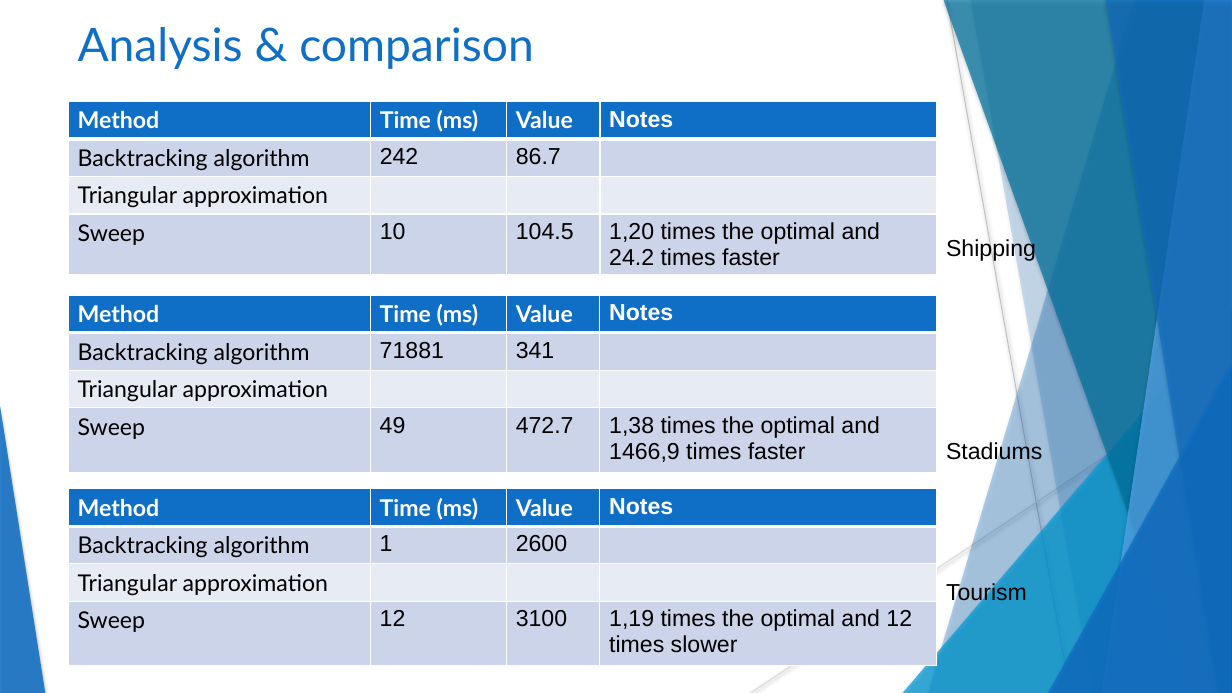
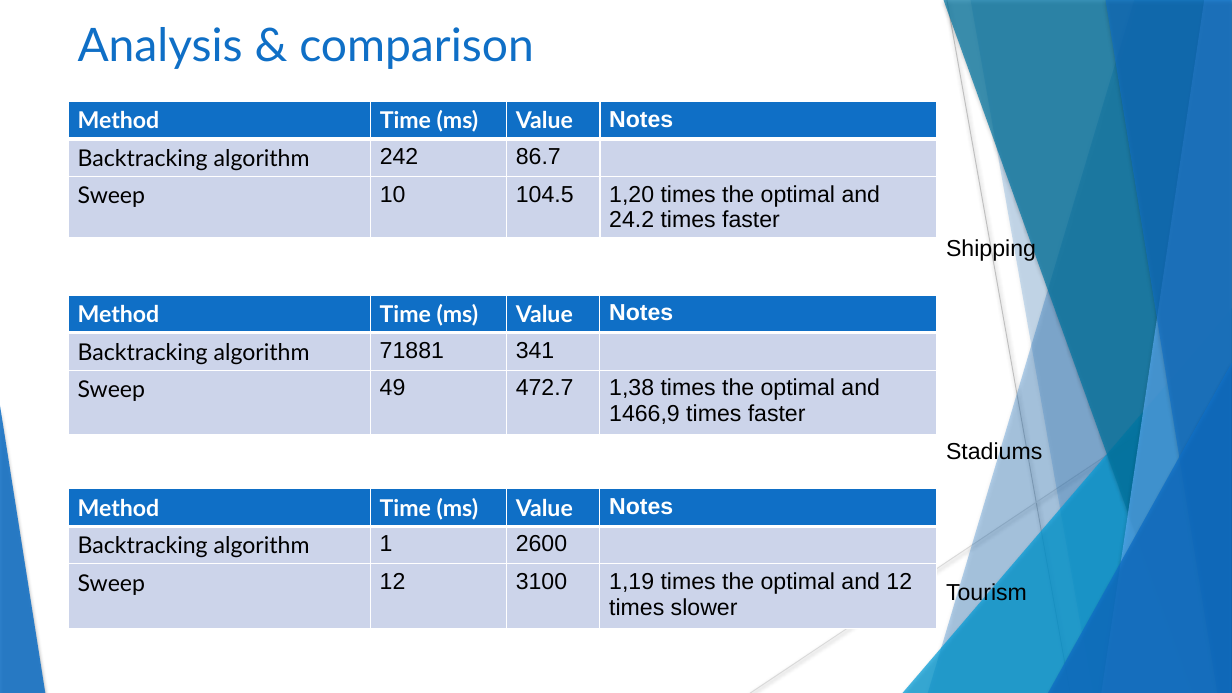
Before and after one commit to Spleentery/DA_TSP_Project-2, a slide deck: slide 29 of docs/Project 2.pptx. Drawn at 1232x693 pixels with LibreOffice and Linux fonts; fonts in the diff are those of the drawing. Boxes give left, top, right and bottom in pixels: in the first picture for what was removed or moved away, otherwise in the second. Text is boxed around its words. In the diff, an @@ line names an element or a change of style, - is before the commit and + after.

```diff
--- a/docs/Project 2.pptx
+++ b/docs/Project 2.pptx
@@ table at bbox=[68, 102, 937, 241] @@
-row 3: Triangular approximation |  |  | 
@@ table at bbox=[68, 295, 937, 434] @@
-row 3: Triangular approximation |  |  | 
@@ table at bbox=[68, 489, 937, 628] @@
-row 3: Triangular approximation |  |  | 
```
Also in this commit, not shown: 4 other files.
